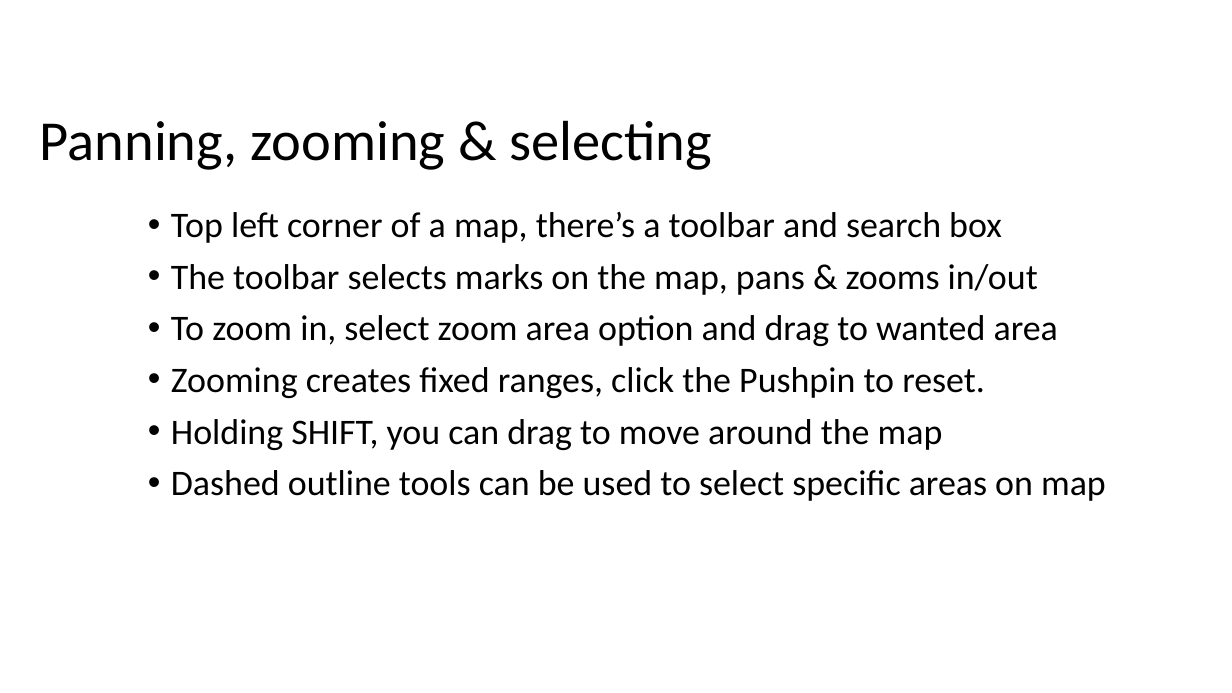
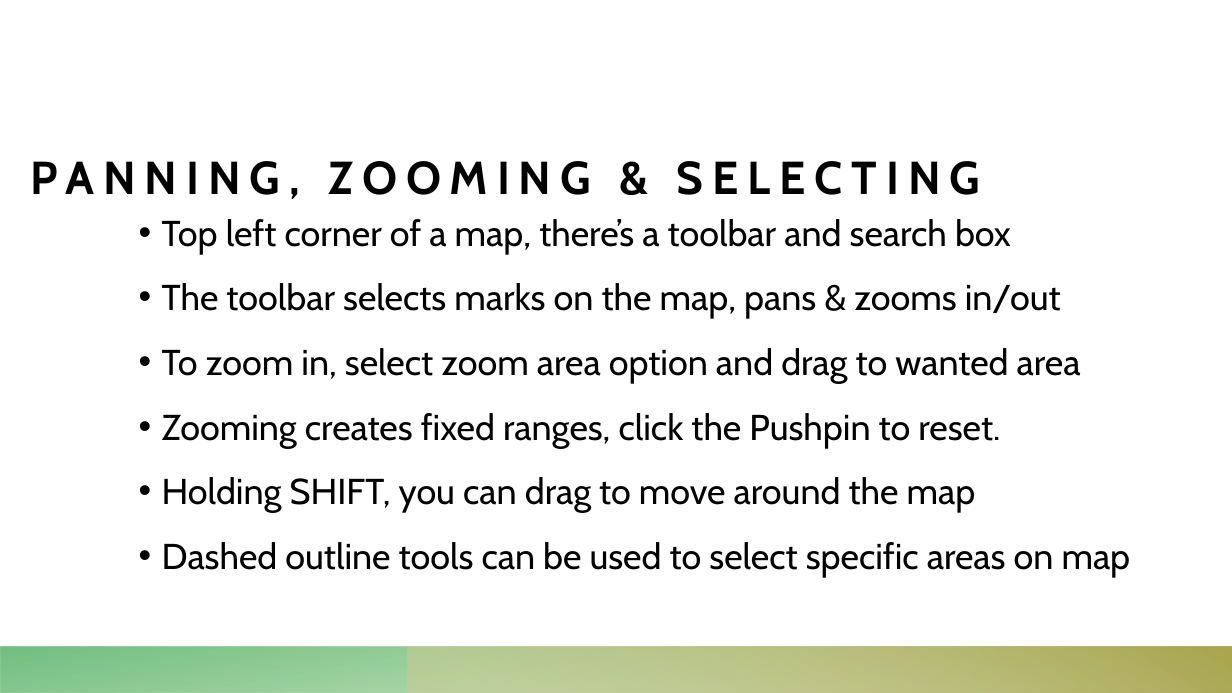
Before and after one commit to torres11991/dap-curriculum, a slide deck: slide 12 of Section09/tableauday3.pptx. Drawn at 1232x693 pixels with LibreOffice and Linux fonts; fonts in the diff are those of the drawing. Boxes give left, top, right and bottom in pixels: in the first picture for what was removed or moved away, otherwise in the second. Text is boxed around its words. In the diff, an @@ line names an element or a change of style, - is before the commit and + after.

```diff
--- a/Section09/tableauday3.pptx
+++ b/Section09/tableauday3.pptx
@@ title "PANNING, ZOOMING & SELECTING" at (31, 161, 981, 199): vertical alignment middle to bottom @@
@@ title at (31, 161, 981, 199): text changed; size 44 to 36 pt; font Calibri to Cabin; bold on @@
-Panning, zooming & selecting
+PANNING, ZOOMING & SELECTING
@@ text "Top left corner of a ..." at (162, 219, 1131, 578): font Calibri to Cabin; line spacing 0.9 to 1.2 @@
@@ rectangle added at (0, 647, 1232, 693), fill gradient #66B253 to #58B46B @@
@@ rectangle added at (409, 647, 1232, 693), fill gradient #CDCB94 to #A9A64F @@
```
Also in this commit, not shown: 21 other slides changed, 1 other file.
